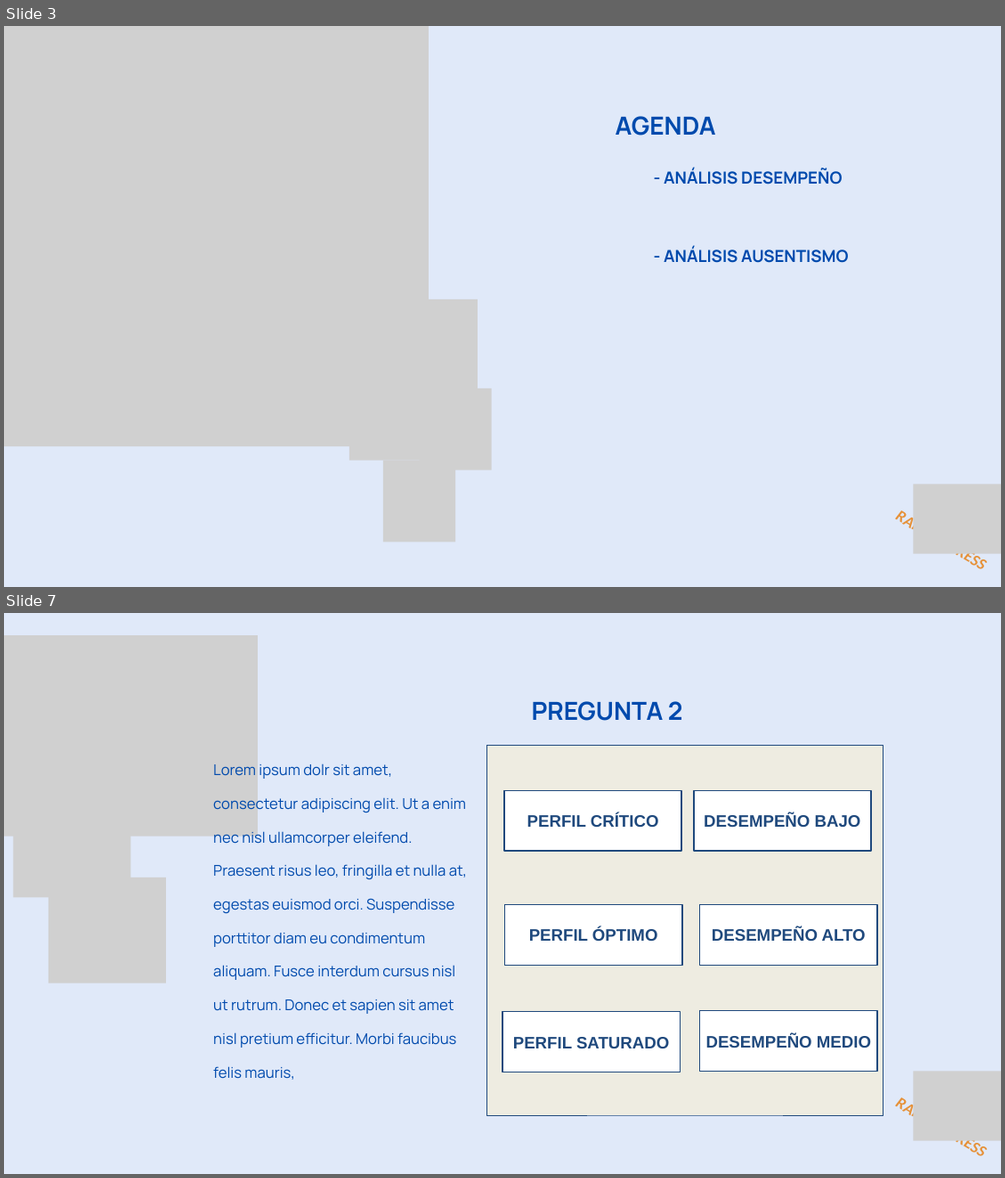
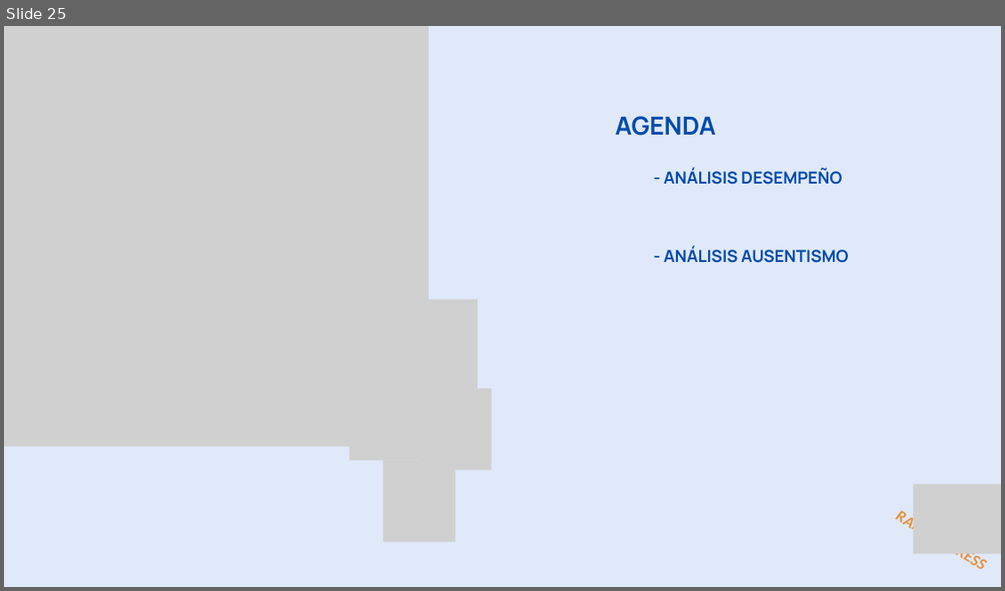
Before and after one commit to ITACADEMYprojectes/ProjecteData, a slide deck: Equip_28/Results/Analisis_PAP_and_ABL_RapidExpres_2026_04_05.pptx. Shown one above the other, each under a label of ours: slides 3 and 7 before the commit, slide 25 after it; the slides between them are not shown. The pictures are 1005x1178 and 1005x591 pixels, drawn with LibreOffice and Linux fonts; fonts in the diff are those of the drawing; grey boxes stand for pictures. Boxes give left, top, right and bottom in pixels: in the first picture for what was removed or moved away, otherwise in the second. Text is boxed around its words. In the diff, an @@ line names an element or a change of style, - is before the commit and + after.

```diff
--- a/Equip_28/Results/Analisis_PAP_and_ABL_RapidExpres_2026_04_05.pptx
+++ b/Equip_28/Results/Analisis_PAP_and_ABL_RapidExpres_2026_04_05.pptx
@@ slide 7 removed at <box>4,613,1001,1174</box>, background #E0E9F9 @@
@@ picture removed at <box>4,635,258,835</box> @@
@@ text removed at <box>532,701,683,721</box> @@
-PREGUNTA 2
@@ rectangle removed at <box>487,745,882,1115</box> @@
@@ text removed at <box>213,763,467,1079</box> @@
-Lorem ipsum dolr sit amet, consectetur adipiscing elit. Ut a enim nec nisl ullamcorper eleifend. Praesent risus leo, fringilla et nulla at, egestas euismod orci. Suspendisse porttitor diam eu condimentum aliquam. Fusce interdum cursus nisl ut rutrum. Donec et sapien sit amet nisl pretium efficitur. Morbi faucibus felis mauris,
@@ picture removed at <box>14,791,131,897</box> @@
@@ rectangle removed at <box>504,790,682,851</box> @@
-PERFIL CRÍTICO
@@ rectangle removed at <box>693,790,871,851</box> @@
-DESEMPEÑO BAJO
@@ picture removed at <box>48,877,166,983</box> @@
@@ rectangle removed at <box>505,905,682,965</box> @@
-PERFIL ÓPTIMO
@@ rectangle removed at <box>700,905,877,965</box> @@
-DESEMPEÑO ALTO
@@ rectangle removed at <box>502,1011,680,1071</box> @@
-PERFIL SATURADO
@@ rectangle removed at <box>700,1011,877,1071</box> @@
-DESEMPEÑO MEDIO
@@ text removed at <box>883,1086,999,1174</box> @@
-RAPID EXPRESS
@@ picture removed at <box>913,1071,1001,1140</box> @@
@@ what was slide 3 is now slide 25 @@
```
Also in this commit, not shown: 4 slides changed, 14 slides added, 2 other slides removed, 2 other files.
